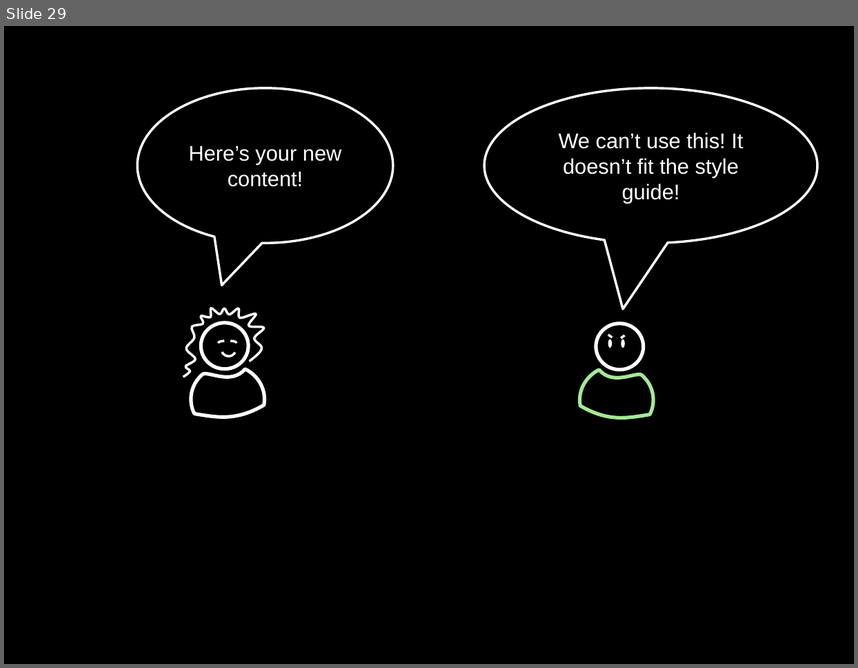
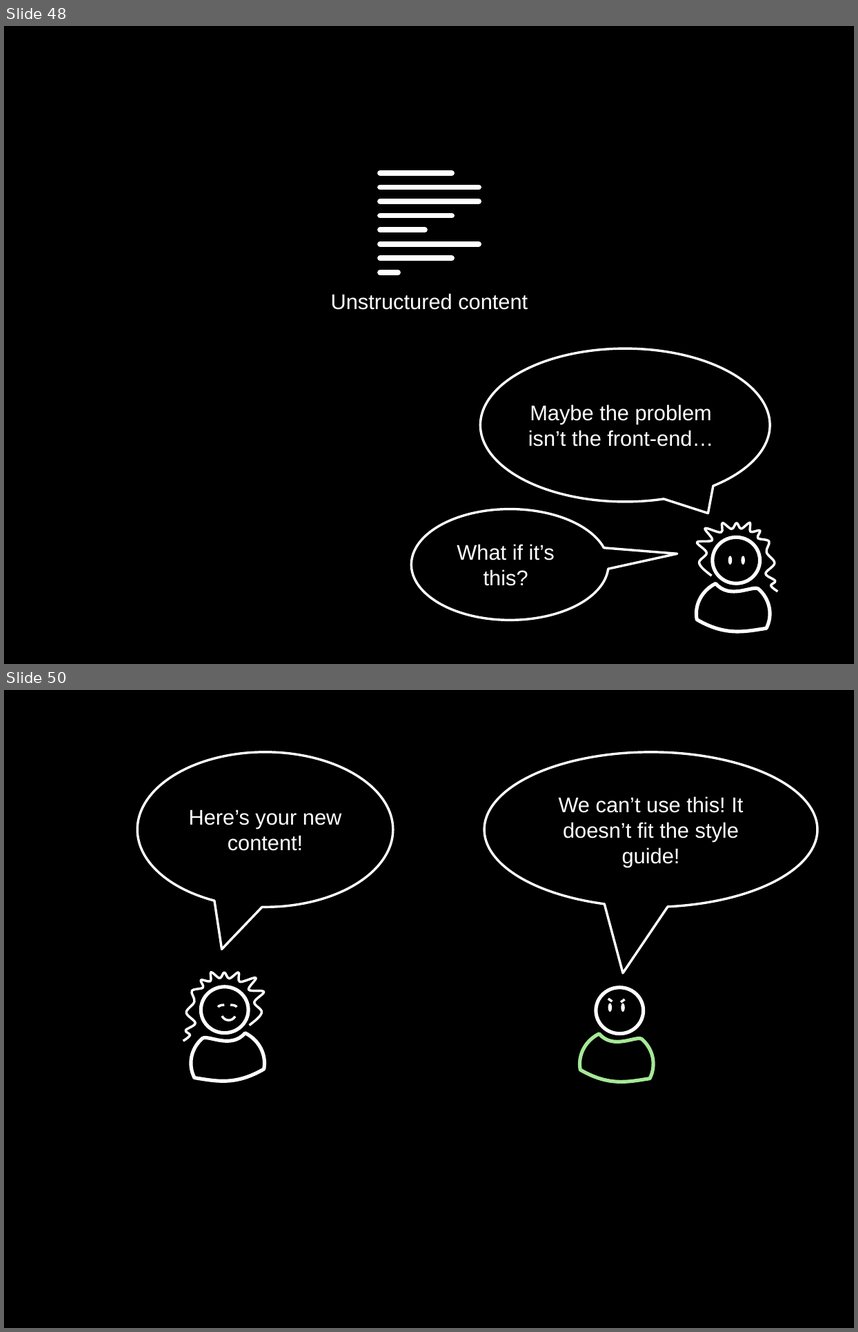
Before and after one commit to socketwench/introToContentTypes, a slide deck: src/introToContentTypes.pptx. Shown one above the other, each under a label of ours: slide 29 before the commit, slides 48 and 50 after it; the slides between them are not shown. The pictures are 858x668 and 858x1332 pixels, drawn with LibreOffice and Linux fonts; fonts in the diff are those of the drawing. Boxes give left, top, right and bottom in pixels: in the first picture for what was removed or moved away, otherwise in the second. Text is boxed around its words. In the diff, an @@ line names an element or a change of style, - is before the commit and + after.

Commit message:
Added most of Why Structure Content section.

```diff
--- a/src/introToContentTypes.pptx
+++ b/src/introToContentTypes.pptx
@@ slide 48 added at [4,26,854,664], background #000000 @@
@@ group added at [380,173,479,272]: 8 lines @@
@@ text added at [331,293,528,310], 18 pt, text #FFFFFF @@
+Unstructured content
@@ speech bubble added at [480,348,770,501], outline #FFFFFF 2 pt, 18 pt, text #FFFFFF @@
+Maybe the problem isn’t the front-end…
@@ speech bubble added at [411,509,608,620], outline #FFFFFF 2 pt, 18 pt, text #FFFFFF @@
+What if it’s this?
@@ freeform shape added at [697,522,777,591], outline #FFFFFF 2 pt @@
@@ ellipse added at [713,537,760,583], outline #FFFFFF 3 pt @@
@@ ellipse added at [728,556,733,564], fill #FFFFFF @@
@@ ellipse added at [741,556,745,564], fill #FFFFFF @@
@@ freeform shape added at [697,583,771,631], outline #FFFFFF 3 pt @@
@@ what was slide 29 is now slide 50 @@
```
Also in this commit, not shown: 1 slide changed, 19 other slides added, 15 other files.
